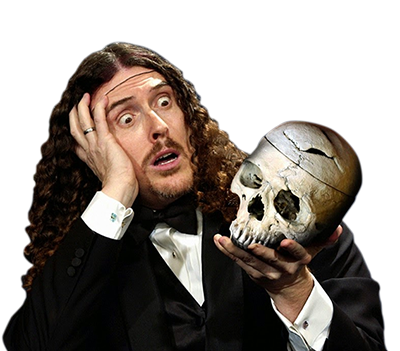
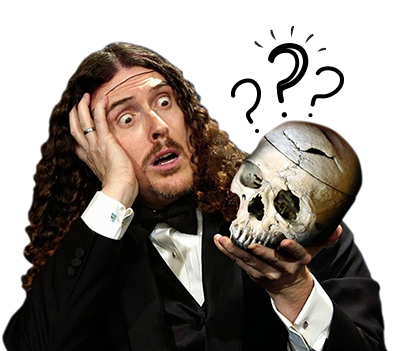
Layered file, before and after one edit (400 × 351). Changes by layer:
added layer "Layer 3" above "Layer 2" over [231, 26, 344, 133]
